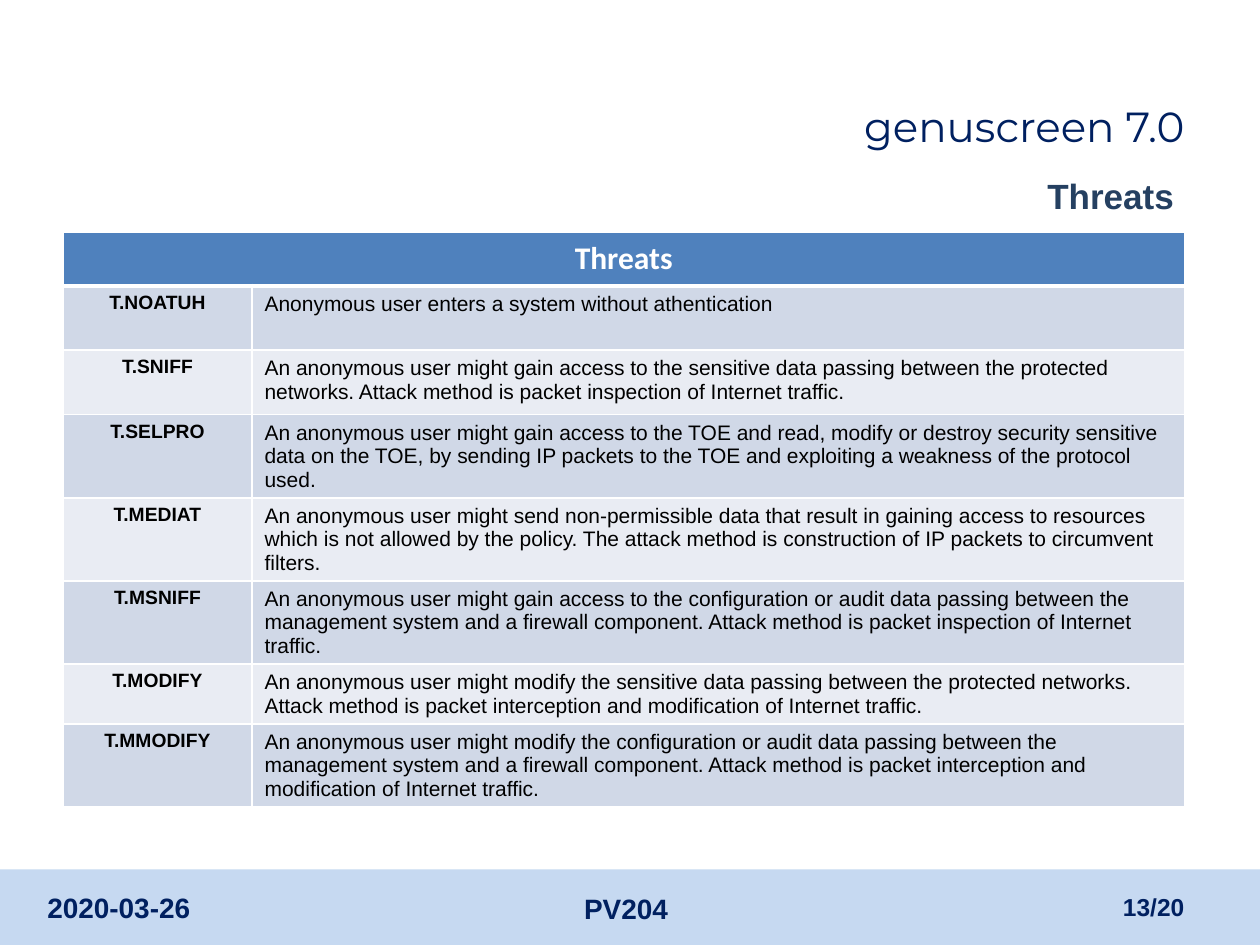
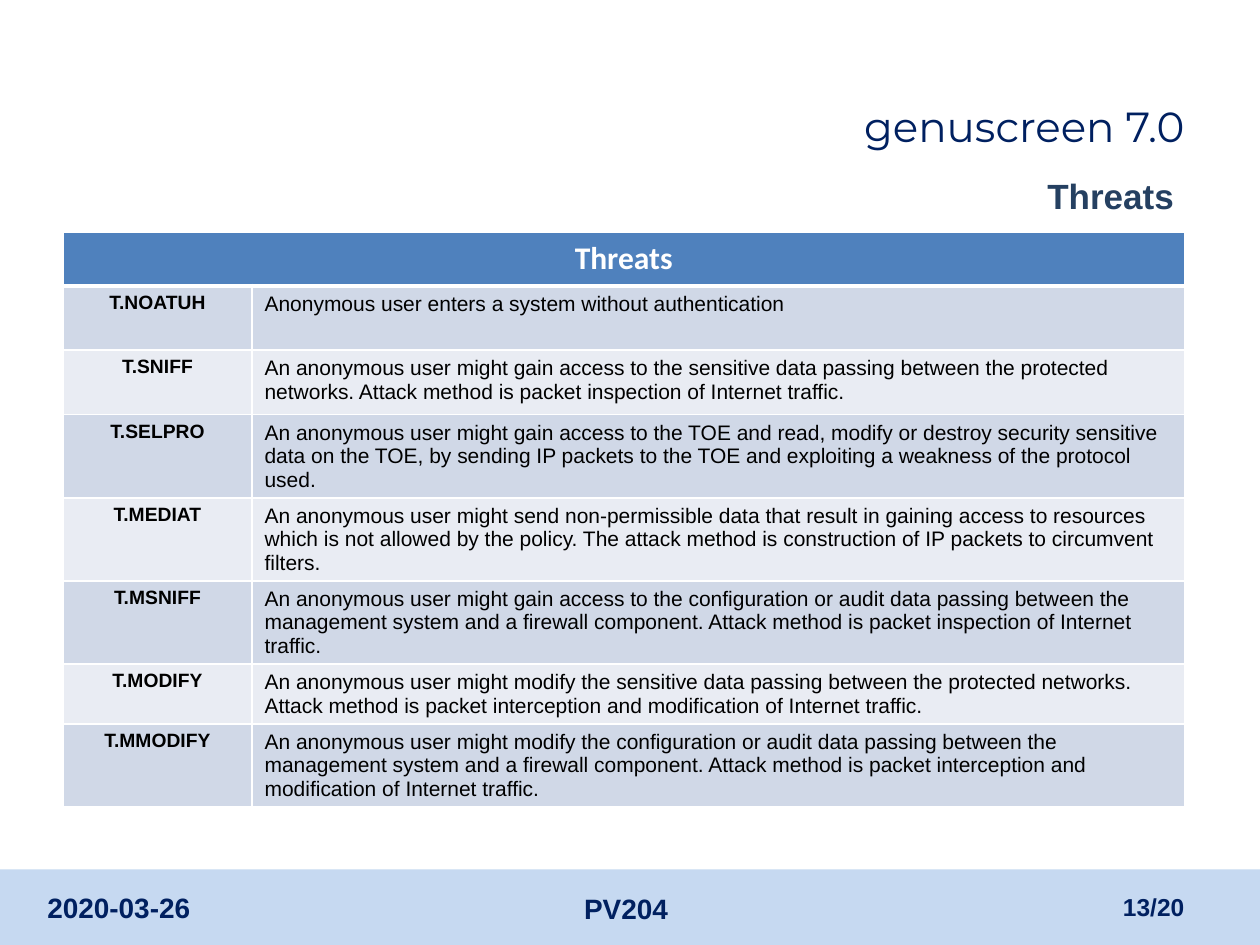
Before and after one commit to TomasMadeja/pv204_Team_Project_Supercalifragilisticexpialidocious, a slide deck: slide 13 of certificate_analysis/pv204_project_report.pptx. Drawn at 1260x945 pixels with LibreOffice and Linux fonts; fonts in the diff are those of the drawing; background and template pictures are left out. Boxes give left, top, right and bottom in pixels: in the first picture for what was removed or moved away, otherwise in the second. Text is boxed around its words. In the diff, an @@ line names an element or a change of style, - is before the commit and + after.

```diff
--- a/certificate_analysis/pv204_project_report.pptx
+++ b/certificate_analysis/pv204_project_report.pptx
@@ table at box(63, 233, 1184, 830) @@
-row 2, column 2: Anonymous user enters a system without athentication
+row 2, column 2: Anonymous user enters a system without authentication
```
Also in this commit, not shown: 2 other slides changed, 2 other files.
